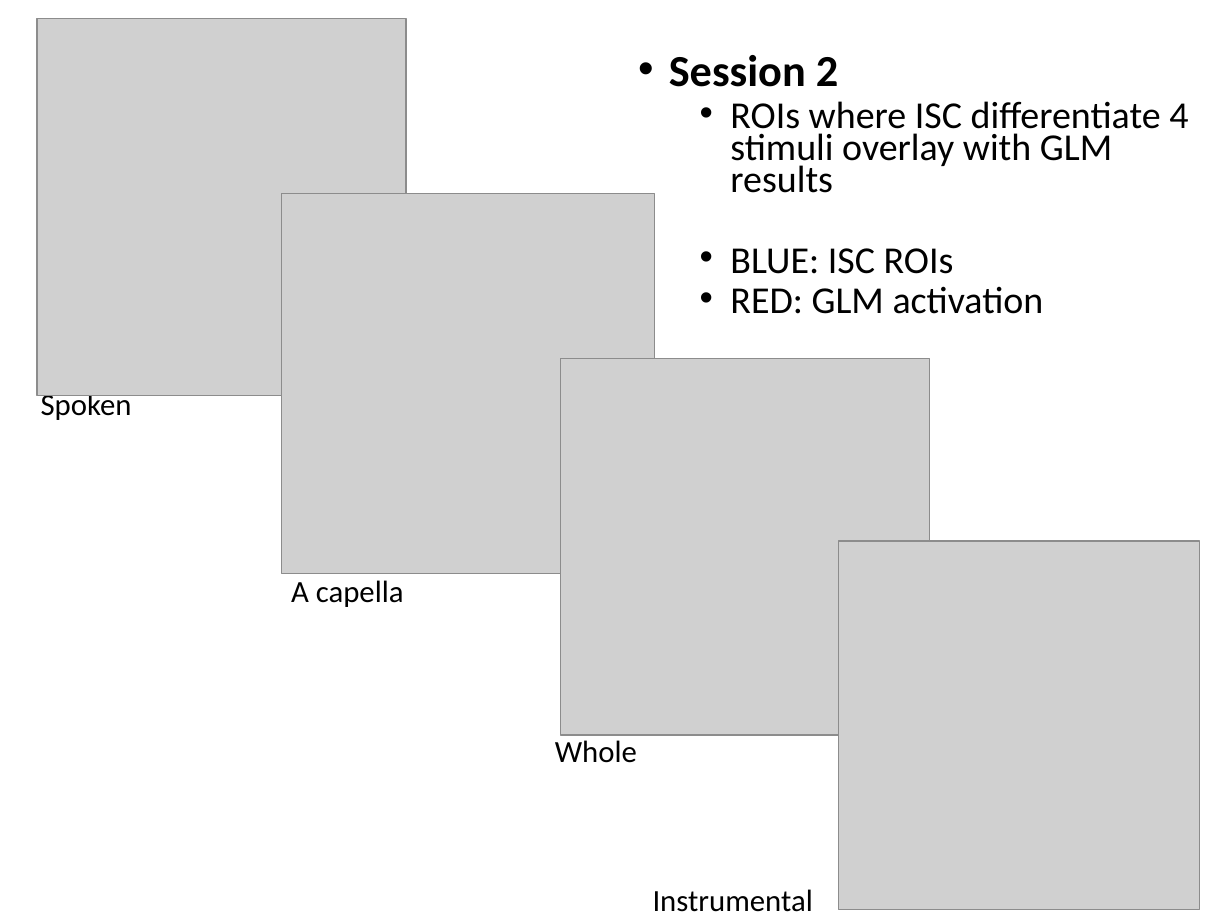
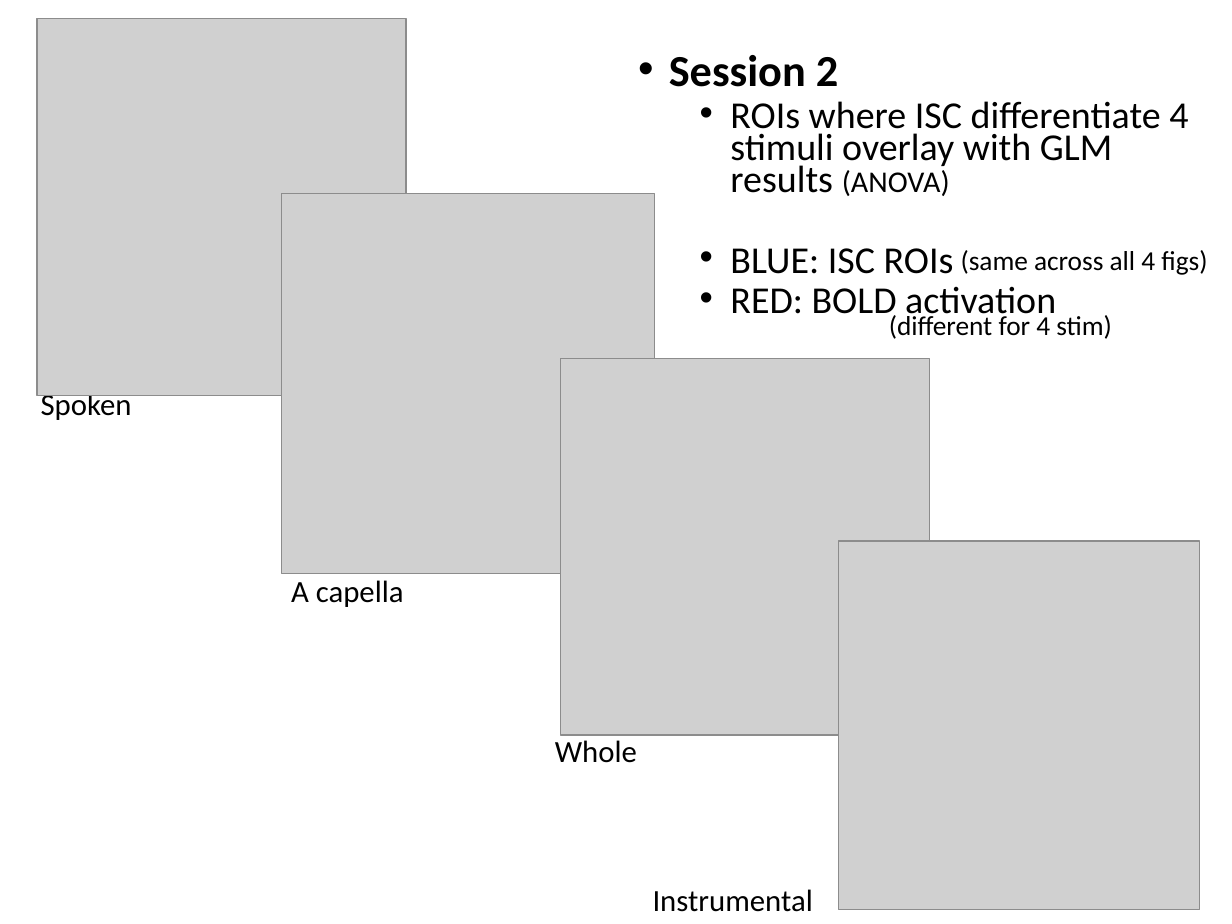
Before and after one commit to asternin/PhDProject, a slide deck: slide 8 of Meetings/2019.04.24-ISCSummary-JessAdrianBobbyMeeting.pptx (slide 7 before the commit). Drawn at 1232x924 pixels with LibreOffice and Linux fonts; fonts in the diff are those of the drawing; grey boxes stand for pictures. Boxes give left, top, right and bottom in pixels: in the first picture for what was removed or moved away, otherwise in the second. Text is boxed around its words. In the diff, an @@ line names an element or a change of style, - is before the commit and + after.

```diff
--- a/Meetings/2019.04.24-ISCSummary-JessAdrianBobbyMeeting.pptx
+++ b/Meetings/2019.04.24-ISCSummary-JessAdrianBobbyMeeting.pptx
@@ text at [730, 101, 1188, 196]: text changed @@
-  • ROIs where ISC differentiate 4 stimuli overlay with GLM results
+  • ROIs where ISC differentiate 4 stimuli overlay with GLM results (ANOVA)
@@ text added at [961, 250, 1207, 275], 16 pt, text #000000 @@
+(same across all 4 figs)
@@ text at [730, 286, 1056, 322]: text changed @@
-  • RED: GLM activation
+  • RED: BOLD activation
@@ text added at [889, 313, 1112, 339], 16 pt, text #000000 @@
+(different for 4 stim)
```
Also in this commit, not shown: 5 other slides changed, 5 slides added, 2 slides removed, 2 other files.
